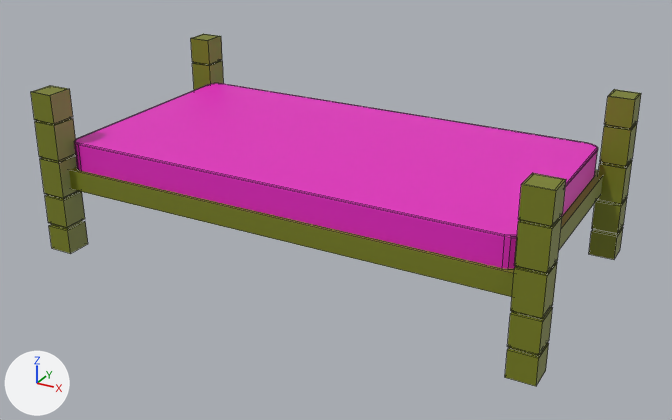
Two versions of the FBX model Assets/FBX/SingleBed.fbx, one commit apart.
Both versions are drawn from a 50 mm camera at (3.01, -4.55, 2.56) aimed at (0.51, -0.01, 0.29). The axes (+X, +Y, +Z) are drawn at lower left. The lights are the same throughout. The older version comes first. Mesh edges are drawn as thin lines.

Script lines for the objects in view, before the commit:
```python
me_cube = bpy.data.meshes.new('Cube')
me_cube.from_pydata(...)  # 432 vertices, 404 faces; spans x -1.11..2.03, y -0.79..0.92, z -1.01..0.0
# faces by material slot: [102, 302]
me_cube.materials.append(mat_mattress)  # pink #e721c2
me_cube.materials.append(mat_bedframe)  # yellow #79801d
ob_bunkbed = bpy.data.objects.new('BunkBed', me_cube)
ob_bunkbed.location = (0.0, 0.0, 1.0)
```
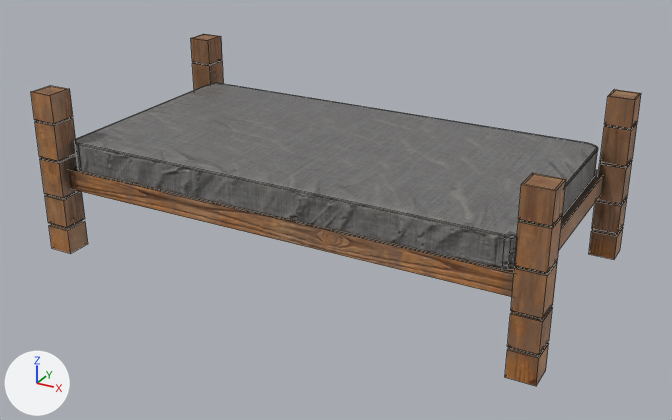
The newer file is also turned or shifted as a whole; pictures and numbers use the older file's frame.

What differs and where, as boxes [x1, y1, x2, y2] in the pictures (672 x 420 px):
```json
{"object": "BunkBed", "change": "recoloured, surface changed", "before": [31, 34, 641, 386], "after": [31, 34, 641, 386]}
{"part": 1, "of": "me_cube", "change": "recoloured", "before": [74, 83, 598, 269], "after": [74, 83, 598, 269], "on screen": "pink to grey"}
{"part": 2, "of": "me_cube", "change": "recoloured", "before": [31, 34, 641, 386], "after": [31, 34, 641, 386]}
{"part": 3, "of": "me_cube", "change": "surface changed", "before": [31, 34, 641, 386], "after": [31, 34, 641, 386]}
```

Scene script edits in JSON lines:
```json
{"op": "add", "block": "img_singlebed_bedframe_001_normal_png", "code": ["img_singlebed_bedframe_001_normal_png = load_image('SingleBed_BedFrame.001_Normal.png', '../Materials/Shelter/SingleBed/SingleBed_BedFrame.001_Normal.png', 1024, 1024, 'Non-Color')"]}
{"op": "add", "block": "img_singlebed_bedframe_001_metallicsmoothness_png", "code": ["img_singlebed_bedframe_001_metallicsmoothness_png = load_image('SingleBed_BedFrame.001_MetallicSmoothness.png', '../Materials/Shelter/SingleBed/SingleBed_BedFrame.001_MetallicSmoothness.png', 1024, 1024, 'Non-Color')"]}
{"op": "add", "block": "img_singlebed_bedframe_001_albedotransparency_png", "code": ["img_singlebed_bedframe_001_albedotransparency_png = load_image('SingleBed_BedFrame.001_AlbedoTransparency.png', '../Materials/Shelter/SingleBed/SingleBed_BedFrame.001_AlbedoTransparency.png', 1024, 1024, 'sRGB')"]}
{"op": "add", "block": "img_singlebed_mattress_001_metallicsmoothness_png", "code": ["img_singlebed_mattress_001_metallicsmoothness_png = load_image('SingleBed_Mattress.001_MetallicSmoothness.png', '../Materials/Shelter/SingleBed/SingleBed_Mattress.001_MetallicSmoothness.png', 1024, 1024, 'Non-Color')"]}
{"op": "add", "block": "img_singlebed_mattress_001_albedotransparency_png", "code": ["img_singlebed_mattress_001_albedotransparency_png = load_image('SingleBed_Mattress.001_AlbedoTransparency.png', '../Materials/Shelter/SingleBed/SingleBed_Mattress.001_AlbedoTransparency.png', 1024, 1024, 'sRGB')"]}
{"op": "add", "block": "img_singlebed_mattress_001_normal_png", "code": ["img_singlebed_mattress_001_normal_png = load_image('SingleBed_Mattress.001_Normal.png', '../Materials/Shelter/SingleBed/SingleBed_Mattress.001_Normal.png', 1024, 1024, 'Non-Color')"]}
{"op": "add", "block": "mat_bedframe_001", "code": ["mat_bedframe_001 = bpy.data.materials.new('BedFrame.001')", "# uses the picture img_singlebed_bedframe_001_albedotransparency_png", "# uses the picture img_singlebed_bedframe_001_metallicsmoothness_png", "# uses the picture img_singlebed_bedframe_001_normal_png"]}
{"op": "add", "block": "mat_mattress_001", "code": ["mat_mattress_001 = bpy.data.materials.new('Mattress.001')", "# uses the picture img_singlebed_mattress_001_albedotransparency_png", "# uses the picture img_singlebed_mattress_001_metallicsmoothness_png", "# uses the picture img_singlebed_mattress_001_normal_png"]}
{"block": "me_cube", "where": "me_cube.from_pydata(...)  # 432 vertices, 404 faces; spans x -1.11..2.03, y -0.79..0.92, z -1.01..0.0"}
{"block": "me_cube", "where": "# used by ob_bunkbed; location = (0.0, 0.0, 1.0)"}
{"block": "me_cube", "change": "me_cube part 1: all 102 faces that had it switch from mat_mattress (pink #e721c2) to mat_mattress_001"}
{"block": "me_cube", "change": "me_cube part 2: all 302 faces that had it switch from mat_bedframe (yellow #79801d) to mat_bedframe_001"}
{"block": "me_cube", "change": "me_cube part 3: texture (UV) coordinates of 360 of 404 faces, centred in x -1.11..2.03, y -0.79..0.92, z -1.01..0.0, changed; they spanned u 0.0..0.93, v 0.0..0.9 and now span u 0.0..0.92, v 0.0..0.8"}
```
